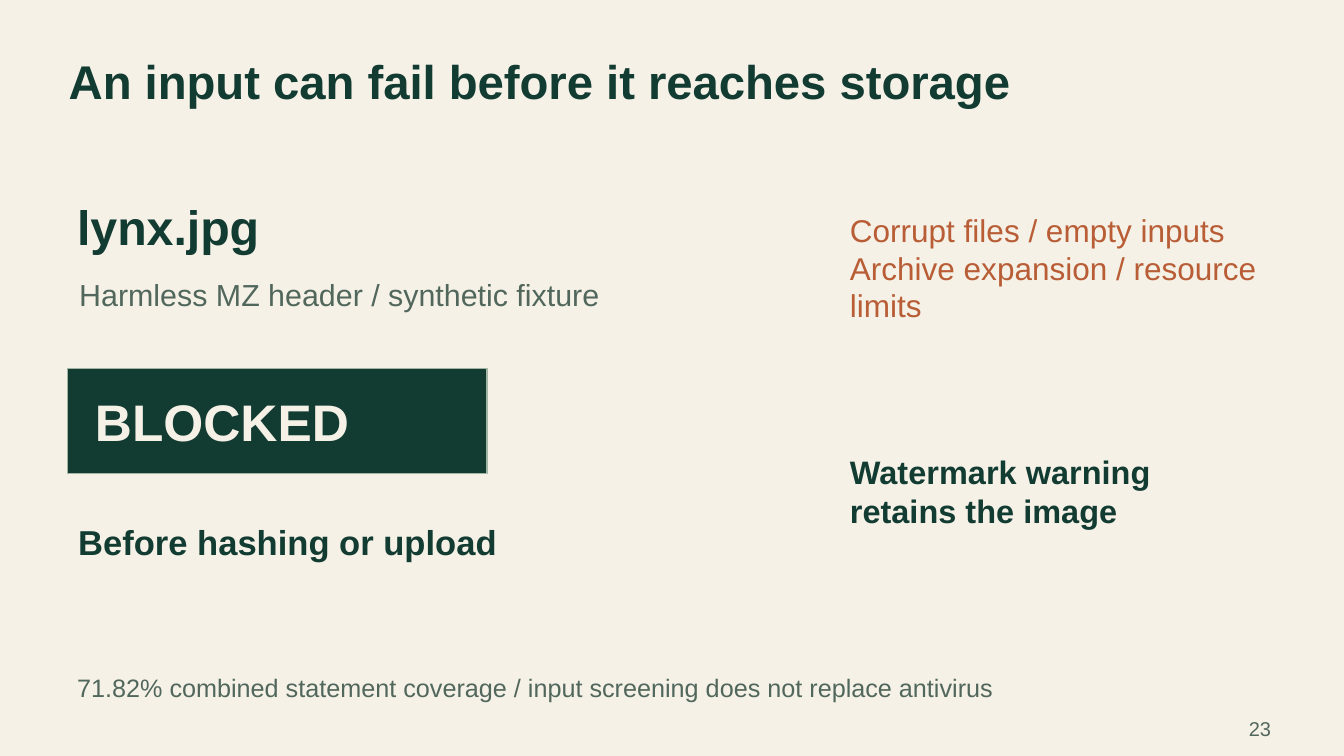
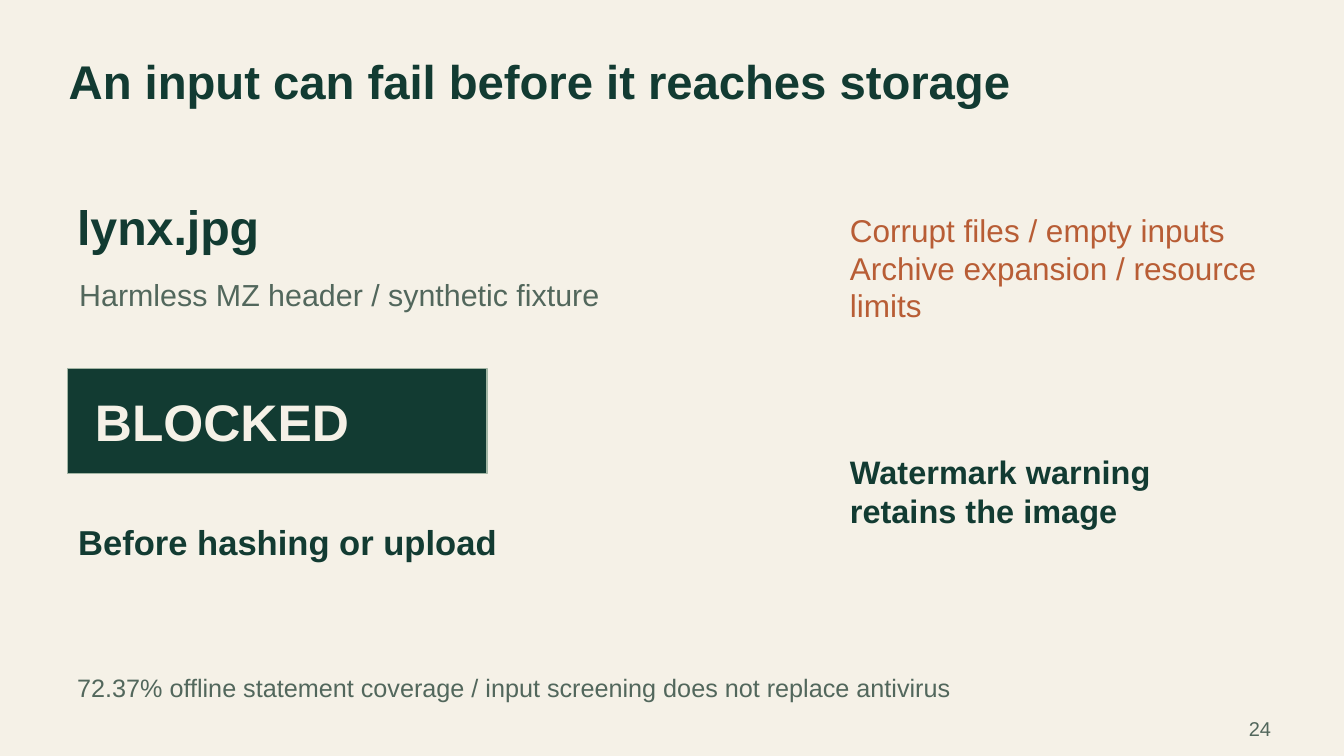
Before and after one commit to SambhavMayani/ADSBDB, a slide deck: slide 24 of docs/presentation/EcoSentinel_presentation.pptx (slide 23 before the commit). Drawn at 1344x756 pixels with LibreOffice and Linux fonts; fonts in the diff are those of the drawing. Boxes give left, top, right and bottom in pixels: in the first picture for what was removed or moved away, otherwise in the second. Text is boxed around its words. In the diff, an @@ line names an element or a change of style, - is before the commit and + after.

```diff
--- a/docs/presentation/EcoSentinel_presentation.pptx
+++ b/docs/presentation/EcoSentinel_presentation.pptx
@@ text at [77,678,950,702]: text changed @@
-71.82% combined statement coverage / input screening does not replace antivirus
+72.37% offline statement coverage / input screening does not replace antivirus
@@ text at [1249,722,1271,736]: text changed @@
-23
+24
```
Also in this commit, not shown: 19 other slides changed, 1 slide added, 29 other files.
